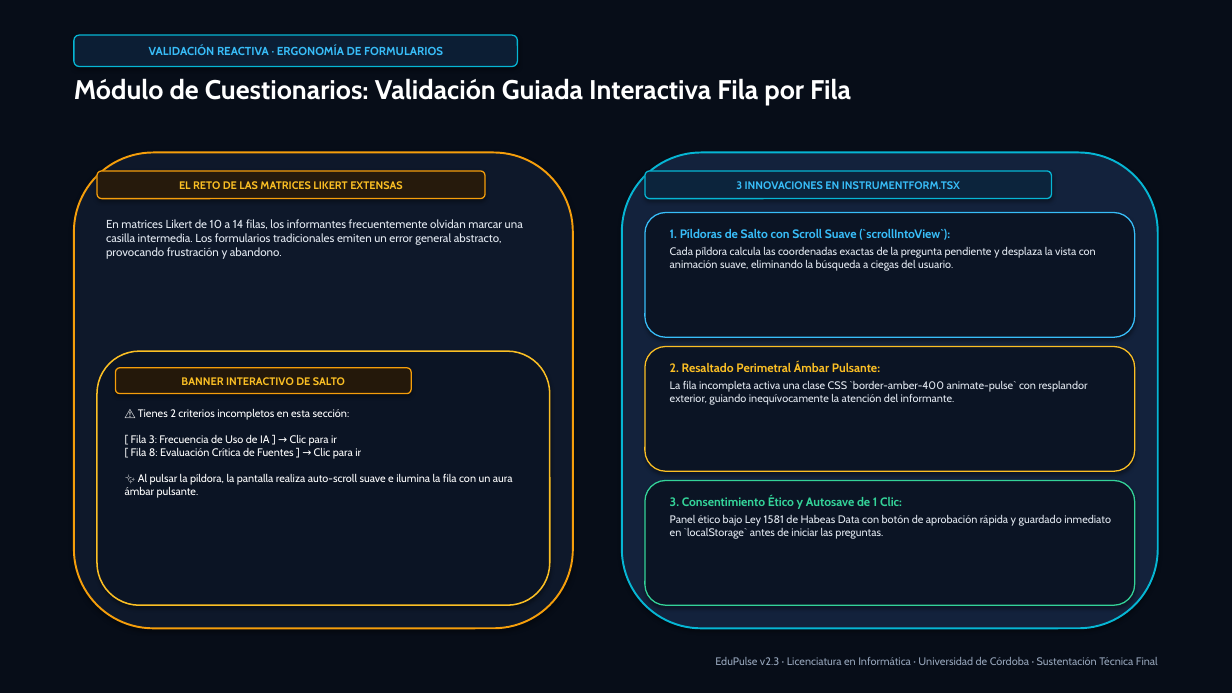
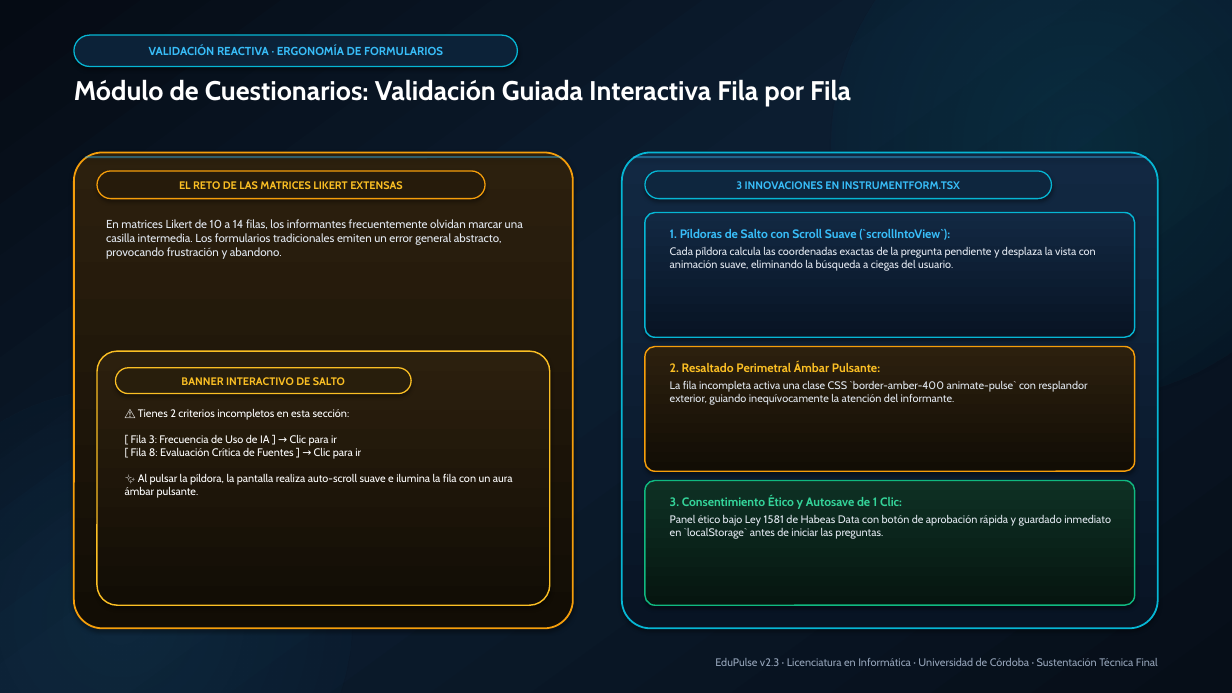
Before and after one commit to JoseDanielDurango/EduPulse, a slide deck: slide 10 of documentation/resources/EduPulse_Final_Defense_Presentation.pptx. Drawn at 1232x693 pixels with LibreOffice and Linux fonts; fonts in the diff are those of the drawing. Boxes give left, top, right and bottom in pixels: in the first picture for what was removed or moved away, otherwise in the second. Text is boxed around its words. In the diff, an @@ line names an element or a change of style, - is before the commit and + after.

Commit message:
style: elevate presentation design with unified soft rounded edges, Frutiger Aero gradients and polished typography

```diff
--- a/documentation/resources/EduPulse_Final_Defense_Presentation.pptx
+++ b/documentation/resources/EduPulse_Final_Defense_Presentation.pptx
@@ rectangle at (0,0,1232,693): fill #070D18 to gradient #050B14 to #0C1D30 to #060E18; outline #070D18 0.75 pt to none @@
@@ ellipse added at (832,0,1232,397), fill gradient #06B6D4 @@
@@ rounded rectangle "VALIDACIÓN REACTIVA · ERGONOMÍA DE ..." at (74,35,518,67): fill #0C1E34 to #0C2238; proportions changed @@
@@ rounded rectangle at (74,152,573,628): fill #0E182A to gradient #2C200E to #120D05; outline #F59E0B 1.5 pt to #F59E0B 1.4 pt; proportions changed @@
@@ rounded rectangle added at (85,156,562,158), fill #38BDF8 at 40% opacity @@
@@ rounded rectangle "EL RETO DE LAS MATRICES ..." at (97,171,485,199): fill #261A0C to #261B0B; proportions changed @@
@@ rounded rectangle at (622,152,1158,628): fill #13223C to gradient #122842 to #081424; outline #06B6D4 1.5 pt to #06B6D4 1.4 pt; proportions changed @@
@@ rounded rectangle added at (633,156,1147,158), fill #38BDF8 at 40% opacity @@
@@ rounded rectangle "3 INNOVACIONES EN INSTRUMENTFORM.TSX" at (645,171,1052,199): fill #0C243C to #0E263E; proportions changed @@
@@ rounded rectangle at (645,213,1135,337): fill #0B1424 to gradient #122842 to #081424; outline #38BDF8 1 pt to #06B6D4 1.1 pt; proportions changed @@
@@ rounded rectangle at (97,351,550,605): fill #0B1424 to gradient #2C200E to #120D05; outline #FBBF24 1.2 pt to #FBBF24 1.1 pt; proportions changed @@
@@ rounded rectangle at (645,347,1135,471): fill #0B1424 to gradient #2C200E to #120D05; outline #FBBF24 1 pt to #F59E0B 1.1 pt; proportions changed @@
@@ ellipse added at (0,388,351,693), fill gradient #38BDF8 @@
@@ rounded rectangle "BANNER INTERACTIVO DE SALTO" at (116,368,411,394): fill #24180A to #281E0C; outline #F59E0B 1 pt to #FBBF24 1 pt; proportions changed @@
@@ rounded rectangle at (645,481,1135,605): fill #0B1424 to gradient #0E3024 to #061610; outline #34D399 1 pt to #10B981 1.1 pt; proportions changed @@
```
Also in this commit, not shown: 13 other slides changed, 2 other files.
